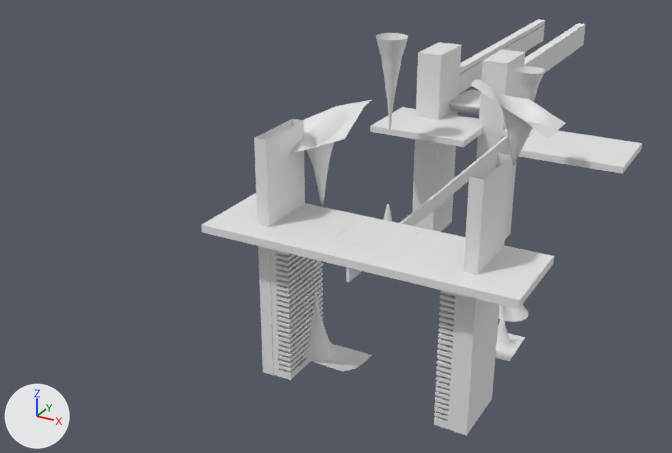
An edit to the Blender file Assets/models/cave/room02/room02c.blend, drawn before and after from the same camera.
Both versions are drawn from a 50 mm camera at (-76.1, -153.0, 21.1) aimed at (-110.4, -90.6, -10.1). The axes (+X, +Y, +Z) are drawn at lower left. The lights are the same throughout.

In view in the first picture: '02a.009_stalag.000', '02a.009_stalag.001', 'forward_platform', 'half_wall.002', 'moving_platform', 'pilons.000', 'pilons.002', 'platform_track', 'rear_platform', 'stalag.001', 'stalag.002', 'vents'.
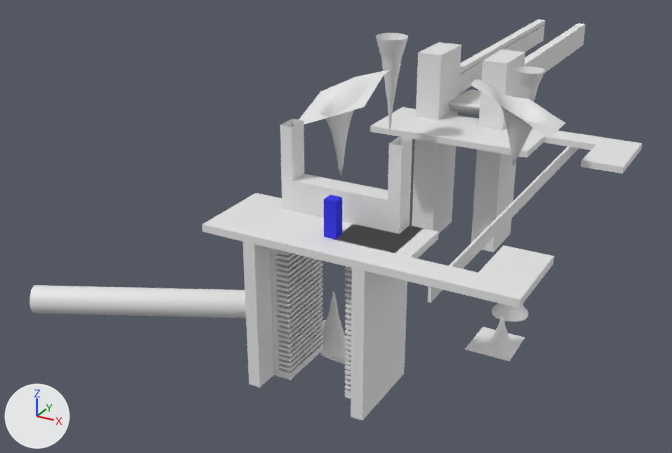
Commit message: room02c platform separate file; room02c: crystal harvesting equipment mesh work

Diff of the bpy script that builds the scene:
```diff
--- a/Assets/models/cave/room02/room02c.blend.py
+++ b/Assets/models/cave/room02/room02c.blend.py
@@ me_cylinder_018 @@
 me_cylinder_018.from_pydata(...)  # 1130 vertices, 1024 faces; spans x -105.8..-100.1, y -108.5..-102.7, z -12.1..5.5
 # used by ob_02a_009_stalag_001; parent = ob_02a_009; location = (0.0, 0.0, 0.0)
+# me_cylinder_018 part 1: the loose piece of 409 vertices spanning x -105.7..-100.5, y -107.4..-103.8, z -1.5..5.5 is moved by (0.0, 0.0, 1.3)
+# me_cylinder_018 part 2: the loose piece of 721 vertices spanning x -105.8..-100.1, y -108.5..-102.7, z -12.1..-6.9 is moved by (0.0, 0.0, -1.2)
@@ me_cube_007 @@
 # used by ob_pilons_002; location = (-98.17, -107.7, -3.96); scale = (1.0, 2.14, 7.99)
-me_cube_007.from_pydata(...)  # 8 vertices, 4 faces; spans x 6.26..7.07, y -1.0..1.0, z -1.0..1.0
+me_cube_007.from_pydata(...)  # 16 vertices, 12 faces; spans x 3.26..4.07, y -1.75..1.0, z -1.0..1.0
+# me_cube_007 part 3: the whole mesh is rebuilt
@@ me_cube_006 @@
 me_cube_006.from_pydata(...)  # 24 vertices, 22 faces; spans x -10.0..10.0, y -3.0..3.0, z -0.2..0.2
 # used by ob_forward_platform; location = (-98.17, -85.96, -1.71); rotation_euler = (0.0, 0.0, 3.142), in degrees (0, 0, 180)
+# me_cube_006 part 6: all 12 vertices in x -2.0..2.0, y -3.0..3.0, z -0.2..0.2 are moved by (-5.0, 0.0, 0.0)
@@ me_cube_005 @@
 me_cube_005.from_pydata(...)  # 24 vertices, 22 faces; spans x -10.0..10.0, y -3.0..3.0, z -0.2..0.2
+# me_cube_005 part 4: all 8 vertices in x -2.0..2.0, y -1.0..3.0, z -0.2..0.2 are moved by (5.0, 0.0, 0.0)
+# me_cube_005 part 5: all 4 vertices in x -2.0..2.0, y -3.0, z -0.2..0.2 are moved by (5.0, 0.1, 0.0)
@@ me_cube_008 @@
 me_cube_008.from_pydata(...)  # 1276 vertices, 1180 faces; spans x -1.356..-1.078, y -0.281..0.281, z -0.702..0.702
 # used by ob_vents; location = (-98.17, -107.7, -6.919); rotation_euler = (0.0, 0.0, 3.142), in degrees (0, 0, 180); scale = (4.62, 7.57, 7.14)
+# me_cube_008 part 7: the whole mesh is moved by (0.65, 0.0, 0.0)
@@ me_cube_010 @@
+me_cube_010.from_pydata([(-3.26, -0.74, -0.99), (-3.26, -0.74, 1.01), (-3.26, 0.69, -0.99), (-3.26, 0.69, 1.01), (3.26, -0.74, -0.99), (3.26, -0.74, 1.01), (3.26, 0.69, -0.99), (3.26, 0.69, 1.01)], [], [(3, 7, 6, 2), (5, 1, 0, 4), (5, 7, 3, 1)])
@@ ob_02a_009_stalag_001 @@
 ob_02a_009_stalag_001.parent = ob_02a_009
-ob_02a_009_stalag_001.location = (0.0, 0.0, 0.0)
+ob_02a_009_stalag_001.location = (0.0, 2.461, 0.0)
 _m = ob_02a_009_stalag_001.modifiers.new('Decimate', 'DECIMATE')
@@ ob_pilons_002 @@
 ob_pilons_002 = bpy.data.objects.new('pilons.002', me_cube_007)
-ob_pilons_002.location = (-98.17, -107.7, -3.96)
+ob_pilons_002.location = (-101.2, -107.7, -3.96)
 ob_pilons_002.scale = (1.0, 2.14, 7.99)
@@ ob_platform_track @@
 ob_platform_track = bpy.data.objects.new('platform_track', me_cube_002)
-ob_platform_track.location = (-98.17, -96.41, -2.43)
+ob_platform_track.location = (-93.17, -96.41, -2.43)
@@ ob_vents @@
 ob_vents = bpy.data.objects.new('vents', me_cube_008)
-ob_vents.location = (-98.17, -107.7, -6.919)
+ob_vents.location = (-101.2, -107.7, -6.919)
 ob_vents.rotation_euler = (0.0, 0.0, 3.142)  # degrees (0, 0, 180)
@@ ob_player_size_reference @@
+ob_player_size_reference = bpy.data.objects.new('player_size_reference', me_cube_009)  # a box spanning x -1.0..1.0, y -1.0..1.0, z -1.0..1.0; in mat_material (blue #3f3de7)
+ob_player_size_reference.location = (-100.41, -109.14, -0.27)
+ob_player_size_reference.scale = (0.4, 0.4, 1.2)
@@ ob_console_001 @@
+ob_console_001 = bpy.data.objects.new('console.001', me_cube_010)
+ob_console_001.parent = ob_crystal_harvester
+ob_console_001.location = (-101.2, -106.3, -0.467)
@@ ob_crystal_harvester @@
+ob_crystal_harvester = bpy.data.objects.new('crystal_harvester', None)
+ob_crystal_harvester.location = (-101.2, -106.3, -0.467)
@@ ob_mining_chute @@
+ob_mining_chute = bpy.data.objects.new('mining_chute', me_cylinder)  # 128 vertices, 128 faces; spans x -1.0..1.0, y -1.0..1.0, z -1.0..1.0
+ob_mining_chute.location = (-114.72, -107.45, -10.42)
+ob_mining_chute.rotation_euler = (0.0, 0.0, 0.454)  # degrees (0, 0, 26)
+ob_mining_chute.scale = (9.63, 1.0, 1.0)
```

Changed parts and their boxes [x1, y1, x2, y2] in the pictures (672 x 453 px; the box of a moved part takes in the faces that stretch with it):
'pilons.002', reshaped, moved (34% narrower)
    before: [254, 119, 511, 436]
    after: [243, 119, 412, 421]
'rear_platform', reshaped
    before: [201, 193, 554, 309]
    after: [202, 193, 554, 308]
'vents', moved
    before: [270, 249, 462, 431]
    after: [270, 248, 352, 399]
'02a.009_stalag.001', reshaped, moved
    before: [289, 100, 372, 372]
    after: [299, 70, 389, 365]
'mining_chute', added
    after: [30, 285, 246, 318]
'platform_track', moved
    before: [346, 137, 510, 282]
    after: [428, 146, 579, 303]
'console.001', added
    after: [293, 174, 388, 231]
'player_size_reference', added (blue)
    after: [324, 195, 342, 239]
part 1 of me_cylinder_018, moved or reshaped
    before: [289, 100, 371, 207]
    after: [299, 70, 389, 175]
part 2 of me_cylinder_018, moved or reshaped
    before: [303, 290, 372, 372]
    after: [320, 292, 347, 365]
part 4 of me_cube_005, moved or reshaped
    both: [221, 193, 554, 285]
part 5 of me_cube_005, moved or reshaped
    before: [316, 239, 395, 275]
    after: [396, 257, 478, 295]
part 6 of me_cube_006, moved or reshaped
    both: [394, 125, 597, 167]
